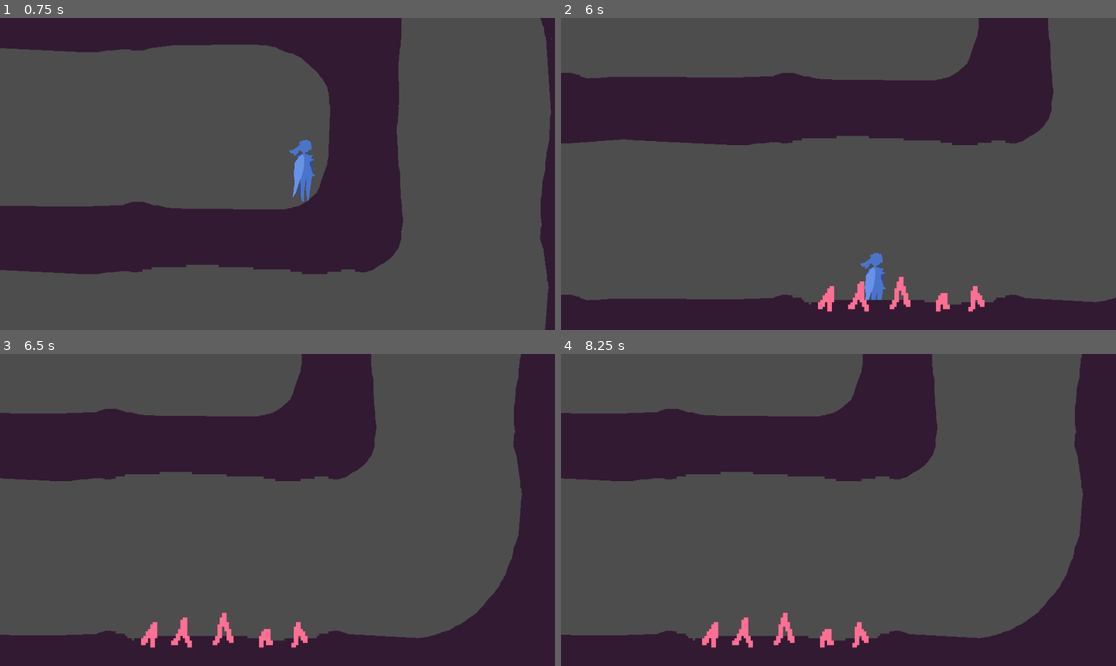
Above: before the commit, frames 1-4 (two rows, left to right).
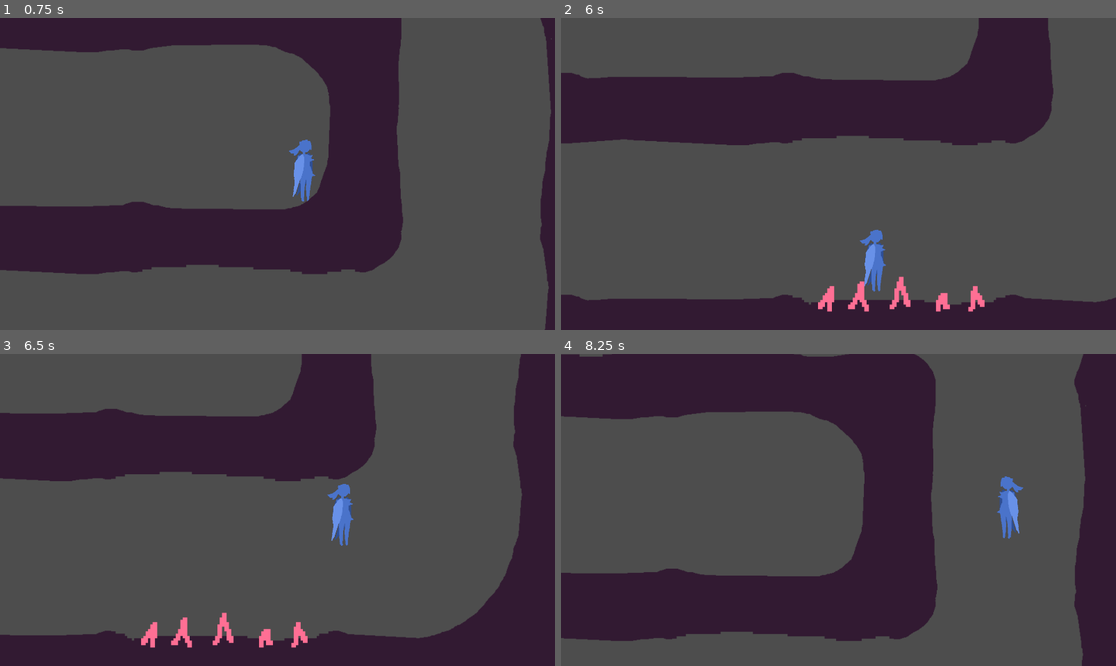
Above: after the commit, the same moments.

Repository: emeryplyler/Paths
Game: Godot game, scene res://main_game_scene/root.tscn
Two runs of this game, one before a commit and one after it. Both use one fixed random seed, a clock stepped at 60 frames per second and the inputs below.
Inputs:
- Up to frame 1 (0.75 s): hold D (Right) from 0.53 s (still down)
- Up to frame 2 (6 s): tap Space (Jump) at 0.77, 1.52, 3.02, 3.77, 4.52 s; release D (Right) at 2.03 s; hold A (Left) 2.03-4.28 s; hold D (Right) from 4.28 s (still down)
- Up to frame 3 (6.5 s): keep holding D (Right); tap Space (Jump) at 6.02 s
- Up to frame 4 (8.25 s): tap Space (Jump) at 6.77, 7.52 s; release D (Right) at 8.03 s; hold A (Left) from 8.03 s (still down)

Frame 1 is identical in both runs. In frame 2, 0.6% of the frame differs, in the area x 53-59%, y 67-91%; in frame 3, 0.5%; in frame 4, 48%, in the area x 0-95%, y 0-100%.

Commit message:
hazards have collision

Diff:
--- a/assets/environment/defaultwallstileset.tres
+++ b/assets/environment/defaultwallstileset.tres
@@ -102,18 +102,29 @@
 1:0/0 = 0
 1:0/0/physics_layer_0/linear_velocity = Vector2(0, 0)
 1:0/0/physics_layer_0/angular_velocity = 0.0
+1:0/0/physics_layer_0/polygon_0/points = PackedVector2Array(192, -192, 192, -132.451, -192, -130.961, -192, -192)
+1:0/0/physics_layer_0/polygon_1/points = PackedVector2Array(-192, 192, -117.5, 192, -127.5, 166.5, -153.75, 143, -176, 132.5, -192, 131.5)
+1:0/0/physics_layer_0/polygon_2/points = PackedVector2Array(192, 192, 120.047, 192, 127.19, 169.455, 146, 149, 169.653, 134.135, 192, 130.961)
 2:0/0 = 0
 2:0/0/physics_layer_0/linear_velocity = Vector2(0, 0)
 2:0/0/physics_layer_0/angular_velocity = 0.0
+2:0/0/physics_layer_0/polygon_0/points = PackedVector2Array(120.208, -192, 120.915, 192, 192, 192, 192, -192)
+2:0/0/physics_layer_0/polygon_1/points = PackedVector2Array(-120.444, -192, -126.622, -170.089, -144.891, -150.561, -168.829, -134.182, -192, -130.961, -192, -192)
+2:0/0/physics_layer_0/polygon_2/points = PackedVector2Array(-192, 192, -120.322, 192, -127.882, 166.31, -153.75, 143, -177.75, 131.5, -192, 131.5)
 3:0/0 = 0
 3:0/0/physics_layer_0/linear_velocity = Vector2(0, 0)
 3:0/0/physics_layer_0/angular_velocity = 0.0
 0:1/0 = 0
 0:1/0/physics_layer_0/linear_velocity = Vector2(0, 0)
 0:1/0/physics_layer_0/angular_velocity = 0.0
+0:1/0/physics_layer_0/polygon_0/points = PackedVector2Array(-192, 192, -192, 132.451, 192, 130.961, 192, 192)
+0:1/0/physics_layer_0/polygon_1/points = PackedVector2Array(192, -192, 117.5, -192, 127.5, -166.5, 153.75, -143, 176, -132.5, 192, -131.5)
+0:1/0/physics_layer_0/polygon_2/points = PackedVector2Array(-192, -192, -120.047, -192, -127.19, -169.455, -146, -149, -169.653, -134.135, -192, -130.961)
 1:1/0 = 0
 1:1/0/physics_layer_0/linear_velocity = Vector2(0, 0)
 1:1/0/physics_layer_0/angular_velocity = 0.0
+1:1/0/physics_layer_0/polygon_0/points = PackedVector2Array(192, -192, 192, -139, -192, -140, -192, -192)
+1:1/0/physics_layer_0/polygon_1/points = PackedVector2Array(-192, 192, 192, 192, 192, 130, -192, 134)
 2:1/0 = 0
 2:1/0/physics_layer_0/linear_velocity = Vector2(0, 0)
 2:1/0/physics_layer_0/angular_velocity = 0.0
@@ -123,12 +134,17 @@
 0:2/0 = 0
 0:2/0/physics_layer_0/linear_velocity = Vector2(0, 0)
 0:2/0/physics_layer_0/angular_velocity = 0.0
+0:2/0/physics_layer_0/polygon_0/points = PackedVector2Array(-192, -192, -123.024, -192, -122.23, 192, -192, 192)
+0:2/0/physics_layer_0/polygon_1/points = PackedVector2Array(192, 192, 192, 130.167, 165.883, 136.516, 143, 153.75, 126.198, 171.439, 119.055, 192)
+0:2/0/physics_layer_0/polygon_2/points = PackedVector2Array(192, -192, 192, -130.167, 172.233, -134.929, 149, -146, 128.579, -167.471, 117.468, -192)
 1:2/0 = 0
 1:2/0/physics_layer_0/linear_velocity = Vector2(0, 0)
 1:2/0/physics_layer_0/angular_velocity = 0.0
 2:2/0 = 0
 2:2/0/physics_layer_0/linear_velocity = Vector2(0, 0)
 2:2/0/physics_layer_0/angular_velocity = 0.0
+2:2/0/physics_layer_0/polygon_0/points = PackedVector2Array(-192, -192, -118.433, -192, -123.024, 192, -192, 192)
+2:2/0/physics_layer_0/polygon_1/points = PackedVector2Array(192, 192, 192, -192, 130, -192, 132, 192)
 3:2/0 = 0
 3:2/0/physics_layer_0/linear_velocity = Vector2(0, 0)
 3:2/0/physics_layer_0/angular_velocity = 0.0
@@ -167,6 +183,8 @@
 1:1/0 = 0
 1:1/0/physics_layer_0/linear_velocity = Vector2(0, 0)
 1:1/0/physics_layer_0/angular_velocity = 0.0
+1:1/0/physics_layer_0/polygon_0/points = PackedVector2Array(192, -192, 192, -132.744, -192, -130.961, -192, -192)
+1:1/0/physics_layer_0/polygon_1/points = PackedVector2Array(-192, 192, 192, 192, 192, 127.398, -192, 127.398)
 2:1/0 = 0
 2:1/0/physics_layer_0/linear_velocity = Vector2(0, 0)
 2:1/0/physics_layer_0/angular_velocity = 0.0
@@ -182,6 +200,8 @@
 2:2/0 = 0
 2:2/0/physics_layer_0/linear_velocity = Vector2(0, 0)
 2:2/0/physics_layer_0/angular_velocity = 0.0
+2:2/0/physics_layer_0/polygon_0/points = PackedVector2Array(-192, -192, -118.433, -192, -123.024, 192, -192, 192)
+2:2/0/physics_layer_0/polygon_1/points = PackedVector2Array(192, 192, 192, -192, 121.436, -192, 123.817, 192)
 3:2/0 = 0
 3:2/0/physics_layer_0/linear_velocity = Vector2(0, 0)
 3:2/0/physics_layer_0/angular_velocity = 0.0
